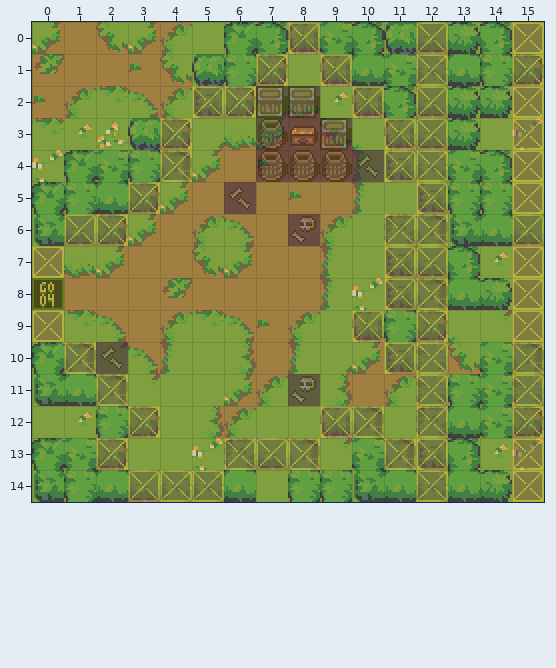
Two versions of a level (Tiled map (JSON), Vector06c_Dev/_Projects/GameNoname/source/levels/level00_friends_secret_place.tmj). That is the earlier state.
Cells are 16x16 px. Shown: x 0..15, y 0..14.
The same view after the edit:
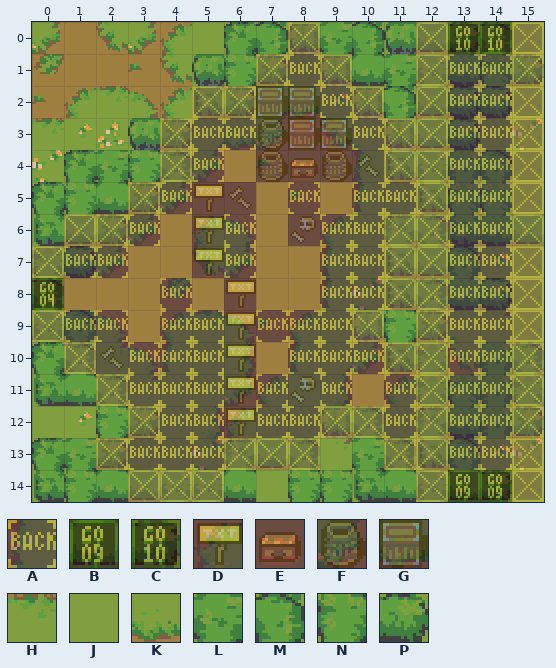
Key: from "tiledata": A 0, B 40, C 41, D 95, E 175, F 207, G 208; from "village": H 39, J 55, K 71, L 132, M 133, N 148, P 149.
_ is an empty cell.
See-through tiles are keyed as they look on the map.
Change:
Layer "tiles":
Tile J gives way to tile L in row 9 at x 0.
Tile H gives way to tile M in row 9 at x 1.
Tile J gives way to tile M in row 8 at x 0.
Tile J gives way to tile N in row 7 at x 0.
Tile K gives way to tile P in row 7 at x 1.
Layer "data":
The edit adds tile A in row 1 at x 8 and 13 to 14; in row 2 at x 9 and 13 to 14; in row 3 at x 5 to 6, 10 and 13 to 14; in row 4 at x 5 and 13 to 14; in row 5 at x 4, 8, 10 to 11 and 13 to 14; in row 6 at x 3, 6, 9 to 10 and 13 to 14.
The edit adds tile A in row 7 at x 1 to 2, 6, 9 to 10 and 13 to 14; in row 8 at x 4, 9 to 10 and 13 to 14; in row 9 at x 1 to 2, 4 to 5, 7 to 9 and 13 to 14; in row 10 at x 3 to 5, 8 to 10 and 13 to 14; in row 11 at x 3 to 5, 7, 9, 11 and 13 to 14; in row 12 at x 4 to 5, 7 to 8, 11 and 13 to 14.
The edit adds tile A in row 13 at x 3 to 5 and 13 to 14.
The edit adds tile B in row 14 at x 13 to 14.
The edit adds tile C in row 0 at x 13 to 14.
The edit adds tile D in rows 5 to 7 at x 5; in rows 8 to 12 at x 6.
Tile F gives way to tile E in row 4 at x 8.
Tile E gives way to tile G in row 3 at x 8.
